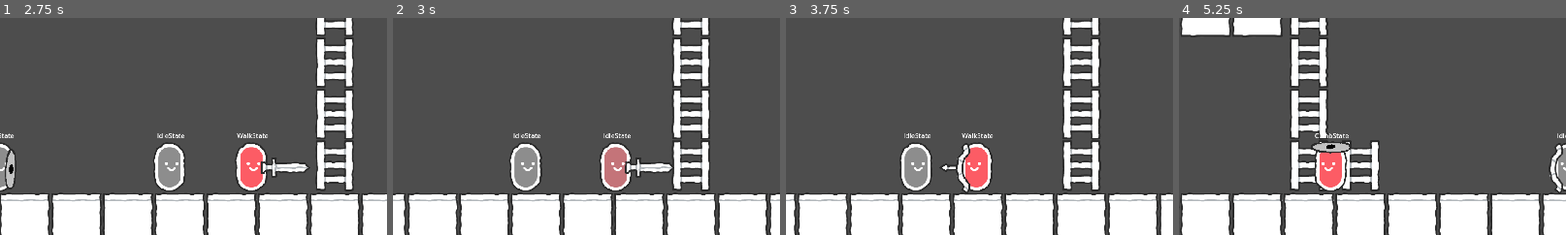
Above: before the commit, frames 1-4 (left to right).
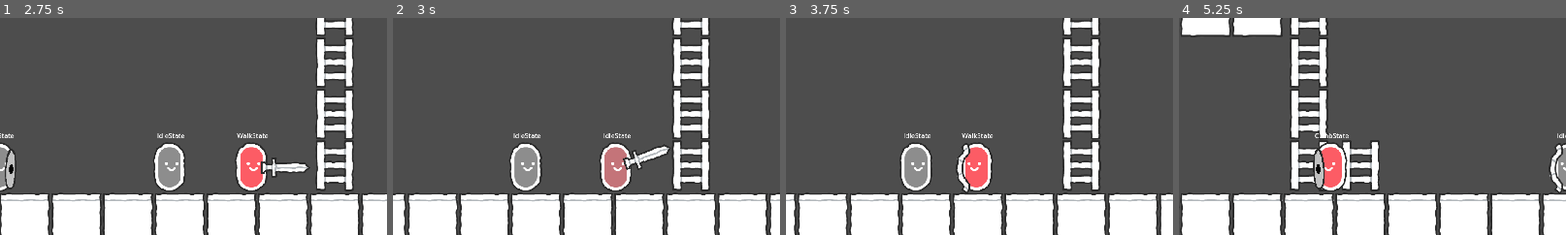
Above: after the commit, the same moments.

Repository: unoctanium/lv2d-1
Game: Godot game, scene res://world.tscn
The game is run twice, just before and just after one commit, with the same random seed, the same clock (stepped at 60 frames per second) and the same inputs.
Inputs:
- Up to frame 1 (2.75 s): tap Enter (player_action_2) at 0.5, 1.35 s; hold Right (player_right) 0.53-1.28 s; tap Space (player_action_1) at 0.6 s; hold Down (player_down) 1.28-2.03 s; hold Right (player_right) from 2.03 s (still down); hold Tab (player_select_next) from 2.03 s (still down)
- Up to frame 2 (3 s): release Right (player_right) at 2.78 s; release Tab (player_select_next) at 2.78 s; hold Up (player_up) from 2.78 s (still down); tap Space (player_action_1) at 2.85 s
- Up to frame 3 (3.75 s): release Up (player_up) at 3.53 s; hold Left (player_left) from 3.53 s (still down); tap Enter (player_action_2) at 3.6 s
- Up to frame 4 (5.25 s): tap Tab (player_select_next) at 4.35 s; release Left (player_left) at 5.03 s; hold Down (player_down) from 5.03 s (still down); tap Space (player_action_1) at 5.1 s
The pictures show only the part of the screen within x 25-75%, y 9-59%; the shares and areas given below are measured in that part.

Frame 1 is identical in both runs. In frame 2, 1.0% of the frame differs, in the area x 59-73%, y 58-74%; in frame 3, 0.1%; in frame 4, 0.8%.

Commit message:
melee working

Diff:
--- a/character_manager/characters/character_base.gd
+++ b/character_manager/characters/character_base.gd
@@ -110,14 +110,14 @@
 		input_action1 = Input.is_action_just_pressed("player_action_1")
 		input_action2 = Input.is_action_just_pressed("player_action_2")
 
-		if input_action1 and can_glide:
+		if input_action2 and can_glide:
 			shield_manager.toggle_shield()
 
-		if input_action2 and can_shoot:
-			weapon_manger.shoot_arrow(facing_direction)
+		if input_action2 and (can_shoot or can_hit):
+			weapon_manger.toggle_weapon()
 
 		if input_action1 and can_hit:
-			weapon_manger.hit_sword(facing_direction)
+			weapon_manger.use_weapon(facing_direction)
 
 	else:
 		input_action1 = false
--- a/character_manager/characters/weapon_manager.gd
+++ b/character_manager/characters/weapon_manager.gd
@@ -7,6 +7,7 @@
 @export var has_shoot = false
 
 var _is_mounted_hit = false
+var _hit_ready = true
 
 @export var arrow_scene: PackedScene
 @export var arrow_spawn_offset := Vector2(20, 0)  # Adjust if needed
@@ -15,6 +16,7 @@
 @onready var weapon_shoot = $WeaponShoot
 @onready var weapon_hit_anim = $WeaponHit/AnimatedSprite2D
 @onready var weapon_shoot_anim = $WeaponShoot/AnimatedSprite2D
+@onready var weapon_hit_collider = $WeaponHit/CollisionShape2D
 
 #var character: CharacterBase = null
 
@@ -22,11 +24,16 @@
 	#character = character_base
 
 func _ready():
+	weapon_hit.connect("area_entered", _on_weapon_hit_area_entered)
+	#weapon_hit.visible = false  # Hide visual aid initially
+	weapon_hit.rotation_degrees = 0  # Start horizontal
+	weapon_hit.monitoring = false
 	_show_weapon()
 
 func _show_weapon():
 	weapon_shoot_anim.visible = has_shoot and not _is_mounted_hit
 	weapon_hit_anim.visible = has_hit and _is_mounted_hit
+	weapon_hit_collider.visible = has_hit and _is_mounted_hit
 
 func mount_hit():
 	if not has_hit:
@@ -59,6 +66,13 @@
 	weapon_shoot_anim.offset.x = -abs(weapon_shoot_anim.offset.x) * direction
 	weapon_hit_anim.position.x = abs(weapon_hit_anim.position.x) *direction
 	weapon_shoot_anim.position.x = abs(weapon_shoot_anim.position.x) *direction
+	weapon_hit_collider.position.x = abs(weapon_hit_collider.position.x) *direction
+
+func use_weapon(horizontal_dir: int):
+	if _is_mounted_hit:
+		hit_sword(horizontal_dir)
+	else:
+		shoot_arrow(horizontal_dir)
 
 func shoot_arrow(horizontal_dir: int): # 1 for right, -1 left
 	if arrow_scene and has_shoot:
@@ -77,4 +91,26 @@
 	if not _is_mounted_hit:
 		mount_hit()
 
-	pass
+	if not _hit_ready:
+		return
+
+	_hit_ready = false
+	#weapon_hit.visible = true
+	weapon_hit.monitoring = true
+
+	var tween = create_tween()
+	tween.tween_property(weapon_hit, "rotation_degrees", -30 * horizontal_dir, 0.1)
+	tween.tween_property(weapon_hit, "rotation_degrees", 30 * horizontal_dir, 0.2)
+	tween.tween_property(weapon_hit, "rotation_degrees", 0, 0.1)
+	tween.tween_callback(_on_sword_swing_complete)
+
+func _on_weapon_hit_area_entered(area: Area2D) -> void:
+	print("hit")
+	if area.is_in_group("enemy"):
+		print("Enemy hit!")
+		# Optional: area.get_parent().take_damage()
+
+func _on_sword_swing_complete() -> void:
+	#weapon_hit.visible = false
+	weapon_hit.monitoring = false
+	_hit_ready = true
--- a/character_manager/characters/weapon_manager.tscn
+++ b/character_manager/characters/weapon_manager.tscn
@@ -18,6 +18,9 @@
 "name": &"default",
 "speed": 5.0
 }]
+
+[sub_resource type="RectangleShape2D" id="RectangleShape2D_8dm8v"]
+size = Vector2(140, 47)
 
 [sub_resource type="AtlasTexture" id="AtlasTexture_8dm8v"]
 atlas = ExtResource("2_cxmr5")
@@ -39,12 +42,18 @@
 script = ExtResource("1_shgbi")
 arrow_scene = ExtResource("2_8dm8v")
 
-[node name="WeaponHit" type="Node2D" parent="."]
+[node name="WeaponHit" type="Area2D" parent="."]
+collision_layer = 1024
+collision_mask = 256
 
 [node name="AnimatedSprite2D" type="AnimatedSprite2D" parent="WeaponHit"]
 position = Vector2(86, 0)
 rotation = 1.5708
 sprite_frames = SubResource("SpriteFrames_8dm8v")
+
+[node name="CollisionShape2D" type="CollisionShape2D" parent="WeaponHit"]
+position = Vector2(70, 0)
+shape = SubResource("RectangleShape2D_8dm8v")
 
 [node name="WeaponShoot" type="Node2D" parent="."]
 
--- a/enemy_manager/enemies/enemy_template.tscn
+++ b/enemy_manager/enemies/enemy_template.tscn
@@ -21,9 +21,12 @@
 "speed": 5.0
 }]
 
+[sub_resource type="RectangleShape2D" id="RectangleShape2D_j6h0d"]
+size = Vector2(80, 128)
+
 [node name="EnemyTemplate" type="CharacterBody2D" groups=["enemy"]]
 collision_layer = 256
-collision_mask = 232
+collision_mask = 104
 script = ExtResource("1_etlf2")
 
 [node name="CollisionShape2D" type="CollisionShape2D" parent="."]
@@ -32,3 +35,11 @@
 [node name="AnimatedSprite2D" type="AnimatedSprite2D" parent="."]
 sprite_frames = SubResource("SpriteFrames_6db5k")
 metadata/_edit_lock_ = true
+
+[node name="HurtBox" type="Area2D" parent="."]
+collision_layer = 256
+collision_mask = 1152
+metadata/_edit_lock_ = true
+
+[node name="CollisionShape2D" type="CollisionShape2D" parent="HurtBox"]
+shape = SubResource("RectangleShape2D_j6h0d")
--- a/project.godot
+++ b/project.godot
@@ -142,19 +142,19 @@
 [xogot]
 
 project/editorState=[{
-"column": 44,
-"line": 119,
+"column": 46,
+"line": 115,
 "path": "res://character_manager/characters/character_base.gd",
 "type": "file"
 }, {
-"column": 36,
-"current": true,
+"column": 0,
 "line": 77,
 "path": "res://character_manager/character_manager.gd",
 "type": "file"
 }, {
-"column": 53,
-"line": 60,
+"column": 73,
+"current": true,
+"line": 102,
 "path": "res://character_manager/characters/weapon_manager.gd",
 "type": "file"
 }, {
@@ -168,7 +168,7 @@
 "path": "res://enemy_manager/enemies/enemy_base.gd",
 "type": "file"
 }, {
-"column": 24,
+"column": 0,
 "line": 54,
 "path": "res://character_manager/characters/shield_manager.gd",
 "type": "file"
Not shown: 1 places in character_manager/characters/weapon_manager.tscn that only renumber resources
Not shown: 1 places in enemy_manager/enemies/enemy_template.tscn that only renumber resources
